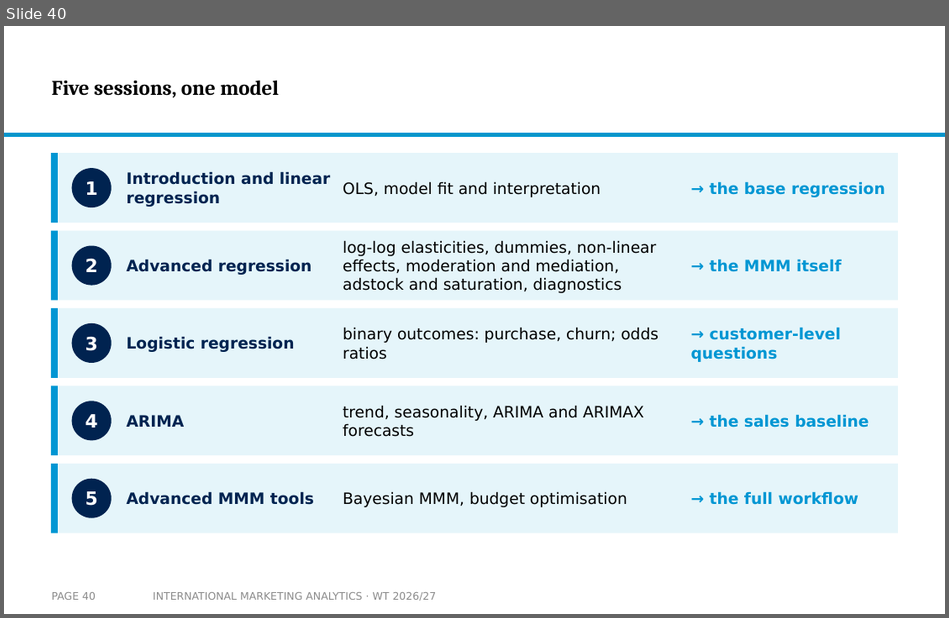
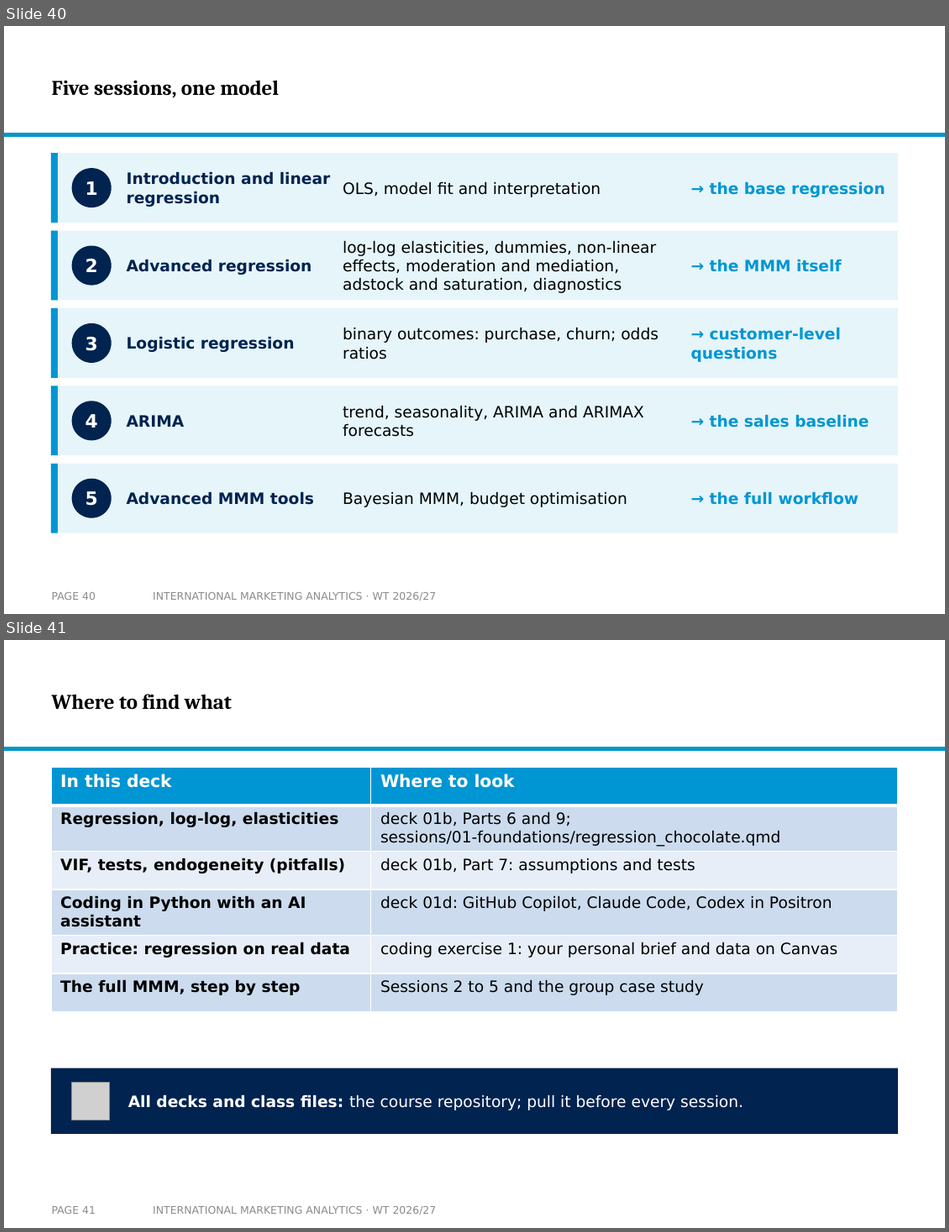
Before and after one commit to arnefloh-wu/international-marketing-analytics-teaching, a slide deck: slides/02a_intro-to-mmm_WT26-27.pptx. Shown one above the other, each under a label of ours: slide 40 before the commit, slides 40 and 41 after it. The pictures are 949x618 and 949x1232 pixels, drawn with LibreOffice and Linux fonts; fonts in the diff are those of the drawing; grey boxes stand for pictures; background and template pictures are left out. Boxes give left, top, right and bottom in pixels: in the first picture for what was removed or moved away, otherwise in the second. Text is boxed around its words. In the diff, an @@ line names an element or a change of style, - is before the commit and + after.

```diff
--- a/slides/02a_intro-to-mmm_WT26-27.pptx
+++ b/slides/02a_intro-to-mmm_WT26-27.pptx
@@ slide 41 added at (4,640,945,1228), background #FFFFFF; not listed: 1 template element that a slide beside it also shows @@
@@ title added at (52,694,232,709), 16 pt, text #000000, bold @@
+Where to find what
@@ table added at (51,767,898,999), 6 rows, 2 columns @@
+In this deck | Where to look
+Regression, log-log, elasticities | deck 01b, Parts 6 and 9; sessions/01-foundations/regression_chocolate.qmd
+VIF, tests, endogeneity (pitfalls) | deck 01b, Part 7: assumptions and tests
+Coding in Python with an AI assistant | deck 01d: GitHub Copilot, Claude Code, Codex in Positron
+Practice: regression on real data | coding exercise 1: your personal brief and data on Canvas
+The full MMM, step by step | Sessions 2 to 5 and the group case study
@@ rectangle added at (51,1068,898,1134), fill #002350 @@
@@ picture added at (72,1082,109,1120) @@
@@ text added at (128,1094,743,1110), 12 pt, text #FFFFFF @@
+All decks and class files: the course repository; pull it before every session.
@@ page number added at (52,1206,96,1214), 8 pt, text #8C8C8C @@
+PAGE 41
@@ text added at (153,1206,437,1215), 8 pt, text #8C8C8C @@
+INTERNATIONAL MARKETING ANALYTICS · WT 2026/27
```
Also in this commit, not shown: 3 slides changed, 1 other file.
